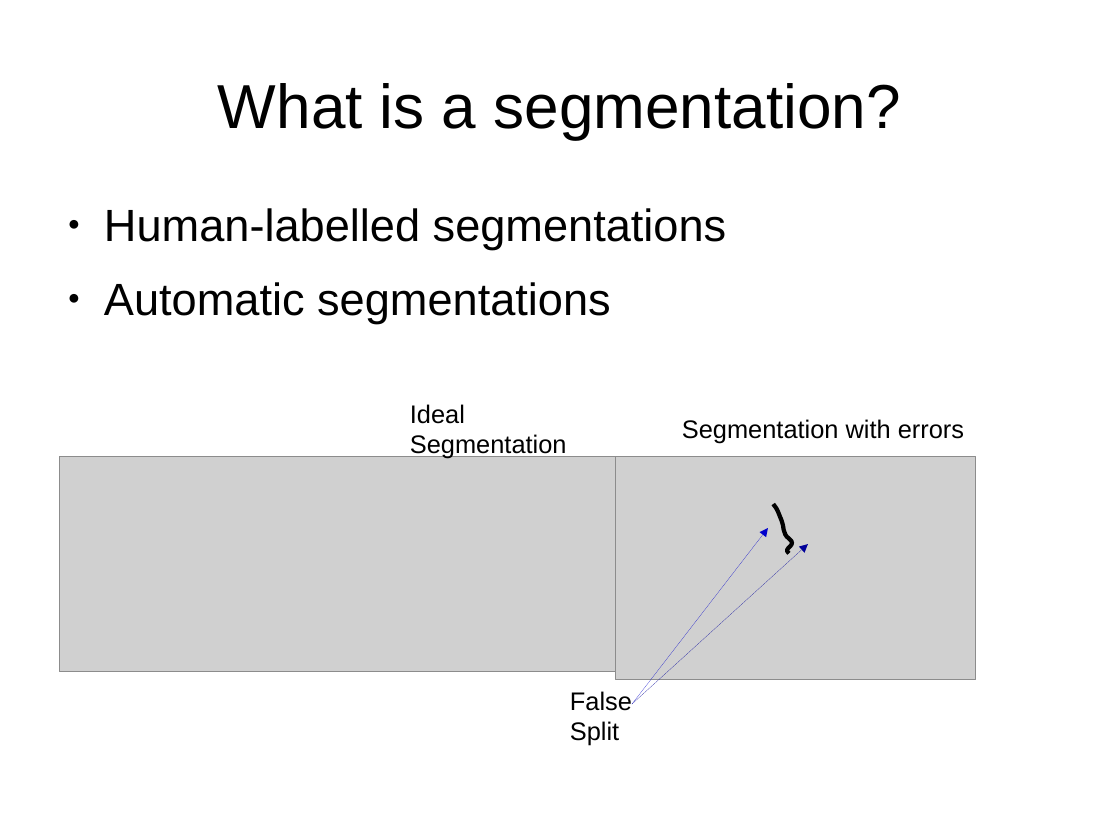
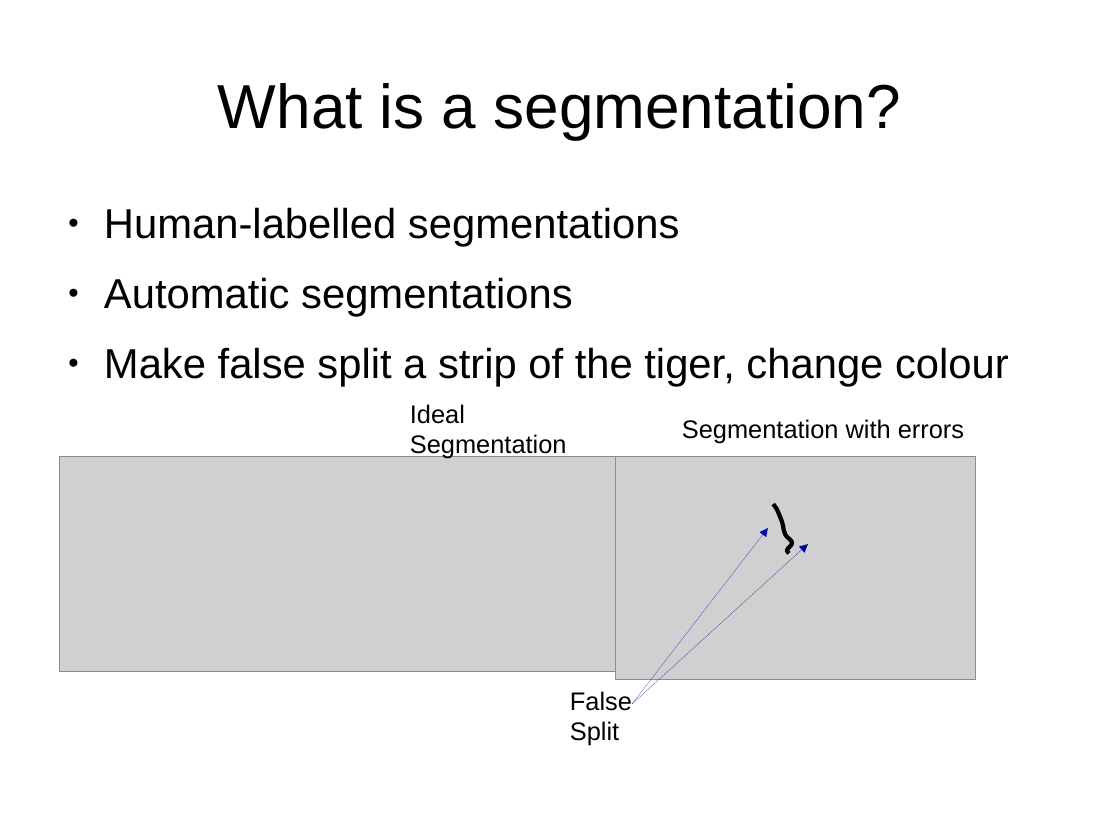
Before and after one commit to JohnnyTeutonic/view_all, a slide deck: slide 3 of Segmentation_Presentation.odp (slide 2 before the commit). Drawn at 1120x840 pixels with LibreOffice and Linux fonts; fonts in the diff are those of the drawing; grey boxes stand for pictures. Boxes give left, top, right and bottom in pixels: in the first picture for what was removed or moved away, otherwise in the second. Text is boxed around its words. In the diff, an @@ line names an element or a change of style, - is before the commit and + after.

```diff
--- a/Segmentation_Presentation.odp
+++ b/Segmentation_Presentation.odp
@@ text at <box>104,207,680,317</box>: size 32 to 29.6 pt in "Human-labelled segmentations", "Automatic segmentations" @@
@@ text at <box>104,347,1009,387</box>: paragraph added @@
+● Make false split a strip of the tiger, change colour
```
Also in this commit, not shown: 9 other slides changed, 4 slides added, 1 slide removed, 3 other files.
